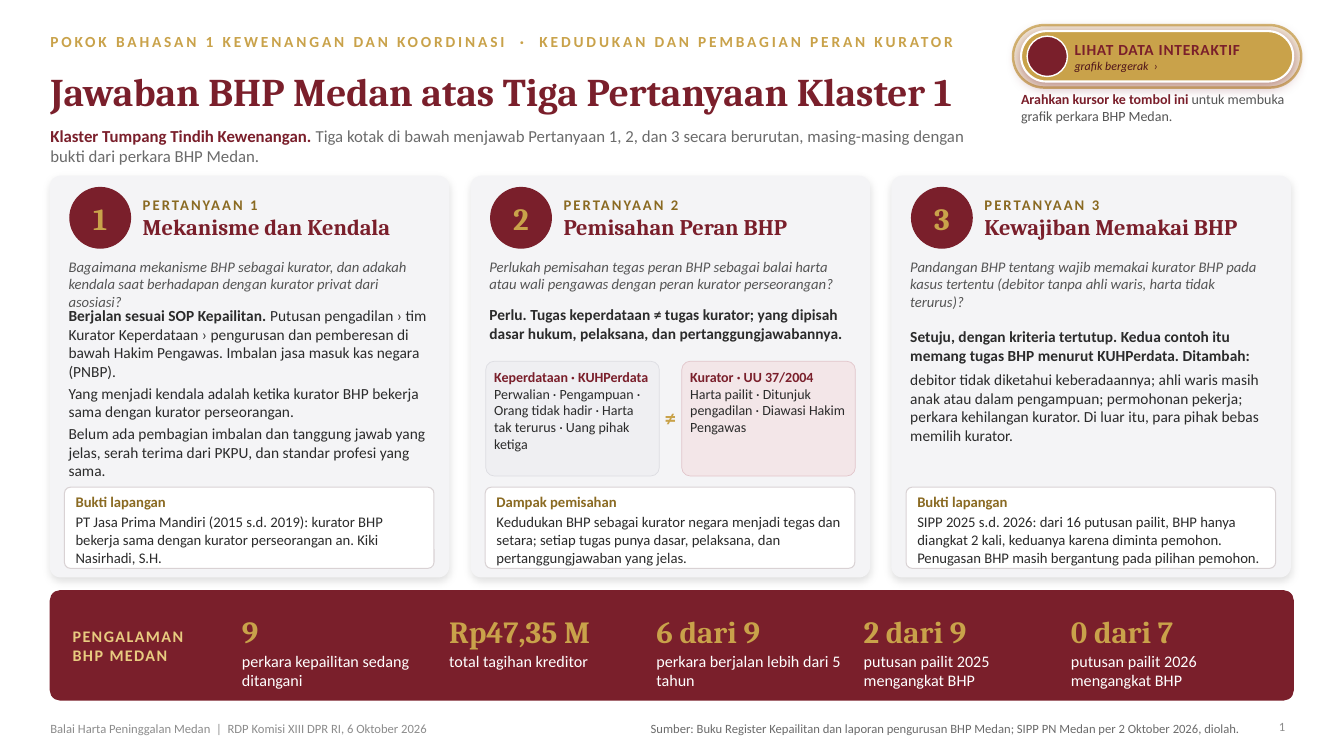
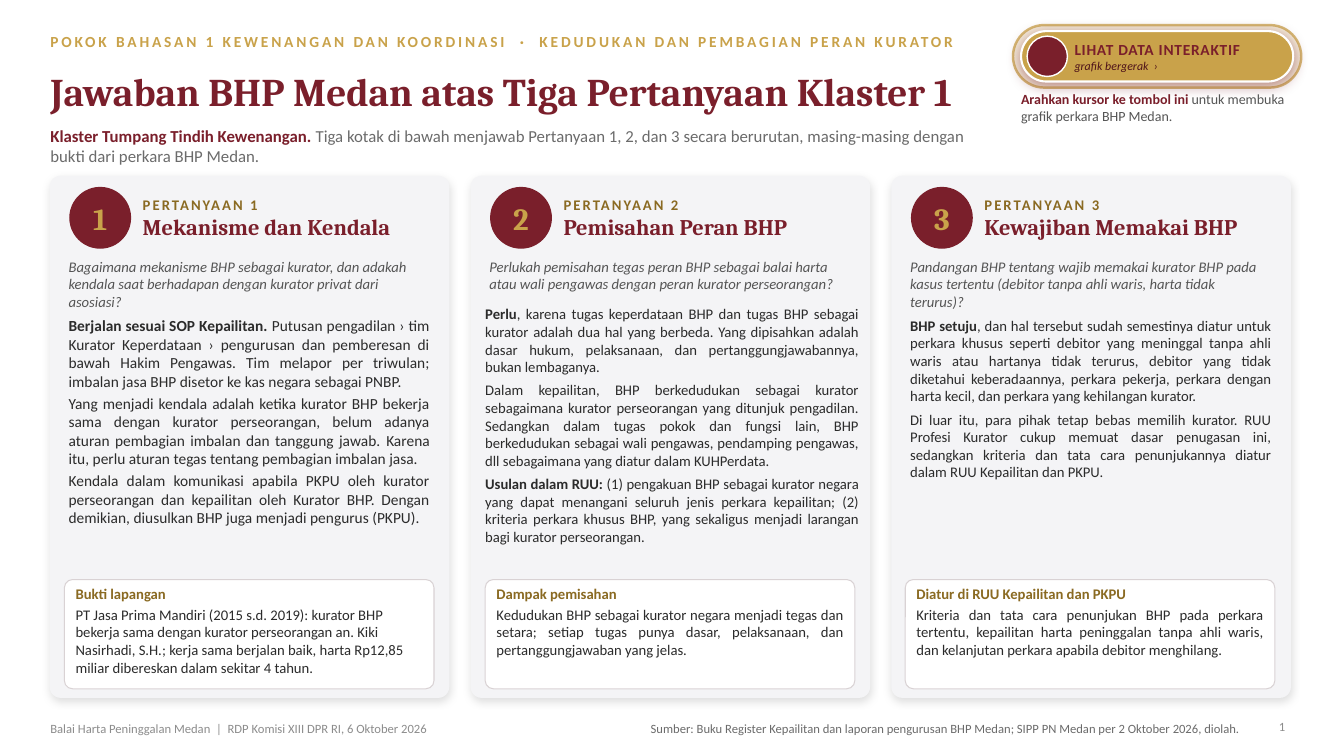
Before and after one commit to embamtaufik13-collab/Slide-bhp-medan, a slide deck: slide 1 of BHP-Medan-Paparan-Klaster-1.pptx. Drawn at 1344x756 pixels with LibreOffice and Linux fonts; fonts in the diff are those of the drawing; background and template pictures are left out. Boxes give left, top, right and bottom in pixels: in the first picture for what was removed or moved away, otherwise in the second. Text is boxed around its words. In the diff, an @@ line names an element or a change of style, - is before the commit and + after.

```diff
--- a/BHP-Medan-Paparan-Klaster-1.pptx
+++ b/BHP-Medan-Paparan-Klaster-1.pptx
@@ rounded rectangle: place and size @@
-rounded rectangle at bbox=[50, 176, 449, 577]
+rounded rectangle at bbox=[50, 176, 449, 698]
@@ rounded rectangle: place and size @@
-rounded rectangle at bbox=[471, 176, 869, 577]
+rounded rectangle at bbox=[471, 176, 869, 698]
@@ rounded rectangle: place and size @@
-rounded rectangle at bbox=[892, 176, 1291, 577]
+rounded rectangle at bbox=[892, 176, 1291, 698]
@@ text at bbox=[69, 320, 430, 526]: text changed @@
-Berjalan sesuai SOP Kepailitan. Putusan pengadilan › tim Kurator Keperdataan › pengurusan dan pemberesan di bawah Hakim Pengawas. Imbalan jasa masuk kas negara (PNBP).
-Yang menjadi kendala adalah ketika kurator BHP bekerja sama dengan kurator perseorangan.
-Belum ada pembagian imbalan dan tanggung jawab yang jelas, serah terima dari PKPU, dan standar profesi yang sama.
+Berjalan sesuai SOP Kepailitan. Putusan pengadilan › tim Kurator Keperdataan › pengurusan dan pemberesan di bawah Hakim Pengawas. Tim melapor per triwulan; imbalan jasa BHP disetor ke kas negara sebagai PNBP.
+Yang menjadi kendala adalah ketika kurator BHP bekerja sama dengan kurator perseorangan, belum adanya aturan pembagian imbalan dan tanggung jawab. Karena itu, perlu aturan tegas tentang pembagian imbalan jasa.
+Kendala dalam komunikasi apabila PKPU oleh kurator perseorangan dan kepailitan oleh Kurator BHP. Dengan demikian, diusulkan BHP juga menjadi pengurus (PKPU).
@@ text at bbox=[485, 308, 859, 545]: text changed; size 11 to 10.5 pt; bold off @@
-Perlu. Tugas keperdataan ≠ tugas kurator; yang dipisah dasar hukum, pelaksana, dan pertanggungjawabannya.
+Perlu, karena tugas keperdataan BHP dan tugas BHP sebagai kurator adalah dua hal yang berbeda. Yang dipisahkan adalah dasar hukum, pelaksanaan, dan pertanggungjawabannya, bukan lembaganya.
+Dalam kepailitan, BHP berkedudukan sebagai kurator sebagaimana kurator perseorangan yang ditunjuk pengadilan. Sedangkan dalam tugas pokok dan fungsi lain, BHP berkedudukan sebagai wali pengawas, pendamping pengawas, dll sebagaimana yang diatur dalam KUHPerdata.
+Usulan dalam RUU: (1) pengakuan BHP sebagai kurator negara yang dapat menangani seluruh jenis perkara kepailitan; (2) kriteria perkara khusus BHP, yang sekaligus menjadi larangan bagi kurator perseorangan.
@@ text at bbox=[910, 320, 1271, 480]: text changed; size 11 to 10.5 pt @@
-Setuju, dengan kriteria tertutup. Kedua contoh itu memang tugas BHP menurut KUHPerdata. Ditambah:
-debitor tidak diketahui keberadaannya; ahli waris masih anak atau dalam pengampuan; permohonan pekerja; perkara kehilangan kurator. Di luar itu, para pihak bebas memilih kurator.
+BHP setuju, dan hal tersebut sudah semestinya diatur untuk perkara khusus seperti debitor yang meninggal tanpa ahli waris atau hartanya tidak terurus, debitor yang tidak diketahui keberadaannya, perkara pekerja, perkara dengan harta kecil, dan perkara yang kehilangan kurator.
+Di luar itu, para pihak tetap bebas memilih kurator. RUU Profesi Kurator cukup memuat dasar penugasan ini, sedangkan kriteria dan tata cara penunjukannya diatur dalam RUU Kepailitan dan PKPU.
@@ rounded rectangle removed at bbox=[486, 361, 659, 476] @@
@@ text removed at bbox=[494, 372, 648, 452] @@
-Keperdataan · KUHPerdata
-Perwalian · Pengampuan · Orang tidak hadir · Harta tak terurus · Uang pihak ketiga
@@ rounded rectangle removed at bbox=[682, 361, 855, 476] @@
@@ text removed at bbox=[690, 372, 845, 435] @@
-Kurator · UU 37/2004
-Harta pailit · Ditunjuk pengadilan · Diawasi Hakim Pengawas
@@ text removed at bbox=[659, 397, 682, 438] @@
-≠
@@ text removed at bbox=[917, 496, 1259, 566] @@
-Bukti lapangan
-SIPP 2025 s.d. 2026: dari 16 putusan pailit, BHP hanya diangkat 2 kali, keduanya karena diminta pemohon. Penugasan BHP masih bergantung pada pilihan pemohon.
@@ rounded rectangle removed at bbox=[50, 591, 1294, 700] @@
@@ rounded rectangle: place and size @@
-rounded rectangle at bbox=[65, 487, 435, 569]
+rounded rectangle at bbox=[65, 580, 435, 689]
@@ text "Bukti lapangan": place and size @@
-text "Bukti lapangan" at bbox=[76, 496, 383, 565]
+text "Bukti lapangan" at bbox=[76, 588, 403, 673]
@@ rounded rectangle: place and size @@
-rounded rectangle at bbox=[485, 487, 855, 569]
+rounded rectangle at bbox=[485, 580, 855, 689]
@@ text "Dampak pemisahan": place and size @@
-text "Dampak pemisahan" at bbox=[496, 496, 840, 566]
+text "Dampak pemisahan" at bbox=[496, 588, 843, 658]
@@ rounded rectangle: place and size @@
-rounded rectangle at bbox=[906, 487, 1276, 569]
+rounded rectangle at bbox=[905, 580, 1275, 689]
@@ text added at bbox=[916, 588, 1263, 658], 10.5 pt, text #2B2B2B @@
+Diatur di RUU Kepailitan dan PKPU
+Kriteria dan tata cara penunjukan BHP pada perkara tertentu, kepailitan harta peninggalan tanpa ahli waris, dan kelanjutan perkara apabila debitor menghilang.
@@ text at bbox=[76, 609, 403, 673]: text changed @@
-PT Jasa Prima Mandiri (2015 s.d. 2019): kurator BHP bekerja sama dengan kurator perseorangan an. Kiki Nasirhadi, S.H.
+PT Jasa Prima Mandiri (2015 s.d. 2019): kurator BHP bekerja sama dengan kurator perseorangan an. Kiki Nasirhadi, S.H.; kerja sama berjalan baik, harta Rp12,85 miliar dibereskan dalam sekitar 4 tahun.
@@ text removed at bbox=[242, 622, 258, 643] @@
-9
@@ text removed at bbox=[449, 622, 590, 650] @@
-Rp47,35 M
@@ text at bbox=[496, 609, 843, 658]: text changed @@
-Kedudukan BHP sebagai kurator negara menjadi tegas dan setara; setiap tugas punya dasar, pelaksana, dan pertanggungjawaban yang jelas.
+Kedudukan BHP sebagai kurator negara menjadi tegas dan setara; setiap tugas punya dasar, pelaksanaan, dan pertanggungjawaban yang jelas.
@@ text removed at bbox=[656, 621, 760, 643] @@
-6 dari 9
@@ text removed at bbox=[864, 622, 966, 643] @@
-2 dari 9
@@ text removed at bbox=[1071, 621, 1173, 643] @@
-0 dari 7
@@ text removed at bbox=[73, 631, 184, 661] @@
-PENGALAMAN
-BHP MEDAN
@@ text removed at bbox=[242, 655, 410, 689] @@
-perkara kepailitan sedang ditangani
@@ text removed at bbox=[449, 655, 588, 670] @@
-total tagihan kreditor
@@ text removed at bbox=[656, 655, 840, 686] @@
-perkara berjalan lebih dari 5 tahun
@@ text removed at bbox=[864, 656, 990, 689] @@
-putusan pailit 2025 mengangkat BHP
@@ text removed at bbox=[1071, 655, 1197, 689] @@
-putusan pailit 2026 mengangkat BHP
```
Also in this commit, not shown: 1 slide added, 1 slide removed, 1 other file.
